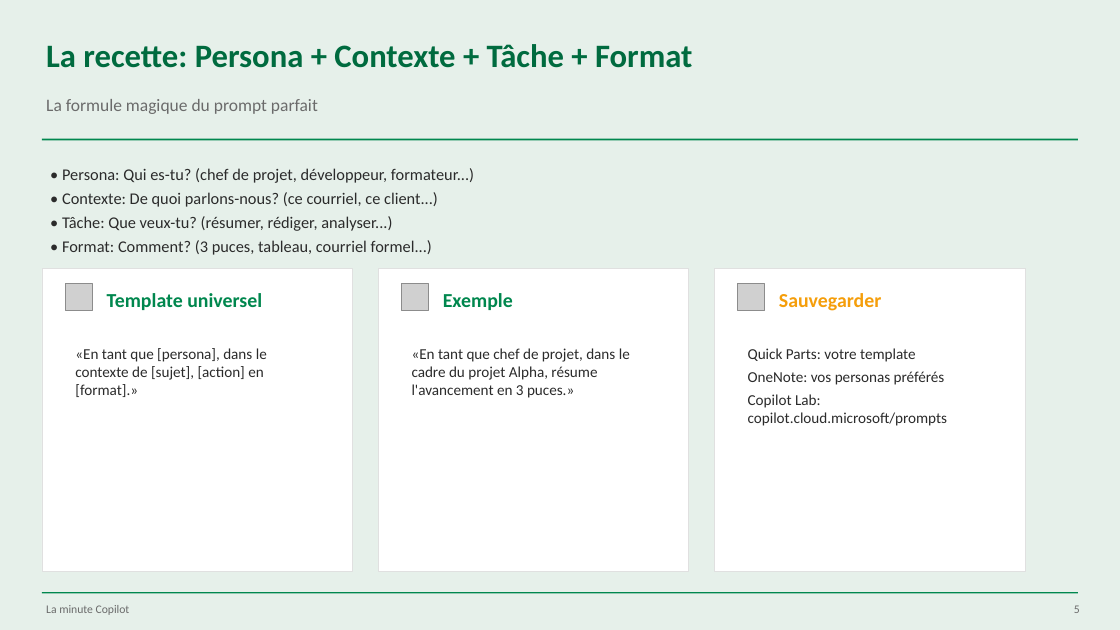
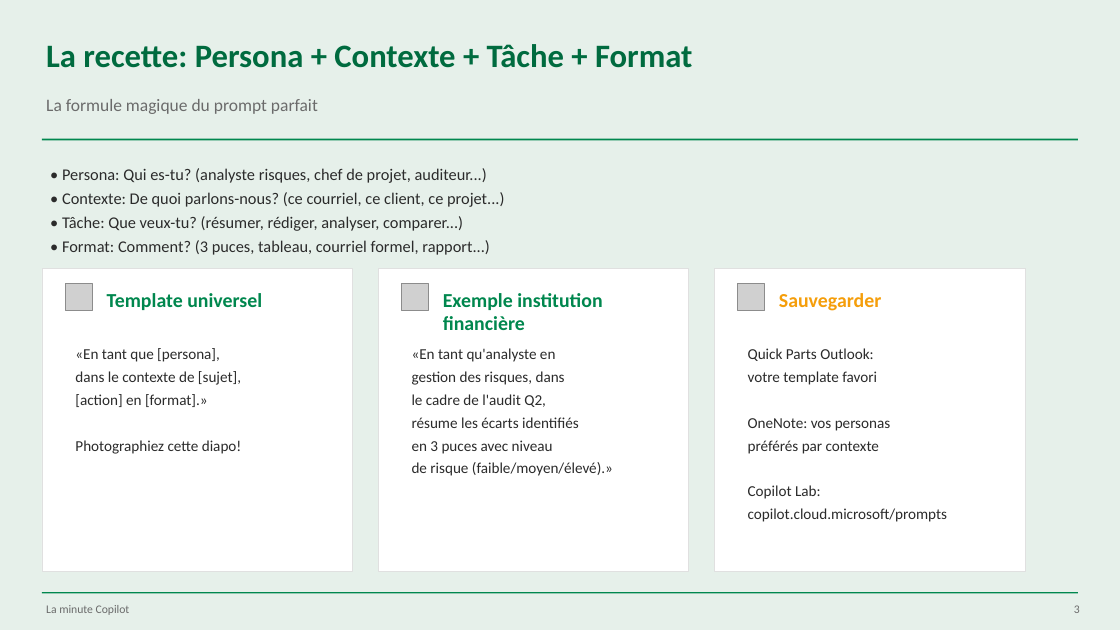
Before and after one commit to martinfou/la-minute-copilot, a slide deck: slide 3 of presentations/La_Minute_Copilot_Personas.pptx (slide 5 before the commit). Drawn at 1120x630 pixels with LibreOffice and Linux fonts; fonts in the diff are those of the drawing; grey boxes stand for pictures. Boxes give left, top, right and bottom in pixels: in the first picture for what was removed or moved away, otherwise in the second. Text is boxed around its words. In the diff, an @@ line names an element or a change of style, - is before the commit and + after.

```diff
--- a/presentations/La_Minute_Copilot_Personas.pptx
+++ b/presentations/La_Minute_Copilot_Personas.pptx
@@ text at <box>62,168,504,255</box>: text changed @@
-• Persona: Qui es-tu? (chef de projet, développeur, formateur...)
-• Contexte: De quoi parlons-nous? (ce courriel, ce client...)
-• Tâche: Que veux-tu? (résumer, rédiger, analyser...)
-• Format: Comment? (3 puces, tableau, courriel formel...)
+• Persona: Qui es-tu? (analyste risques, chef de projet, auditeur...)
+• Contexte: De quoi parlons-nous? (ce courriel, ce client, ce projet...)
+• Tâche: Que veux-tu? (résumer, rédiger, analyser, comparer...)
+• Format: Comment? (3 puces, tableau, courriel formel, rapport...)
@@ text at <box>443,293,602,330</box>: text changed @@
-Exemple
+Exemple institution financière
@@ text at <box>75,348,242,454</box>: text changed @@
-«En tant que [persona], dans le contexte de [sujet], [action] en [format].»
+«En tant que [persona],
+dans le contexte de [sujet],
+[action] en [format].»
+Photographiez cette diapo!
@@ text at <box>412,348,613,476</box>: text changed @@
-«En tant que chef de projet, dans le cadre du projet Alpha, résume l'avancement en 3 puces.»
+«En tant qu'analyste en
+gestion des risques, dans
+le cadre de l'audit Q2,
+résume les écarts identifiés
+en 3 puces avec niveau
+de risque (faible/moyen/élevé).»
@@ text at <box>748,348,948,522</box>: text changed @@
-Quick Parts: votre template
-OneNote: vos personas préférés
-Copilot Lab: copilot.cloud.microsoft/prompts
+Quick Parts Outlook:
+votre template favori
+OneNote: vos personas
+préférés par contexte
+Copilot Lab:
+copilot.cloud.microsoft/prompts
```
Also in this commit, not shown: 5 other slides changed, 7 other files.
